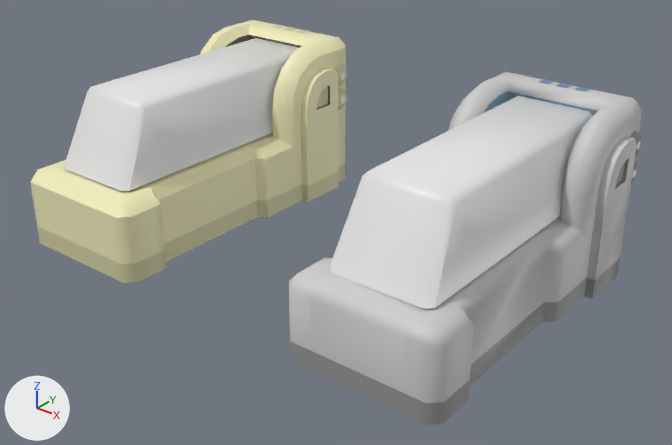
The FBX model Assets/Art/Models/Furniture/Machines/Medical/Sleeper Bed.fbx: old version first, new version second.
Rendered twice from a 50 mm lens placed at (4.12, -4.27, 2.55), pointed at (1.14, -0.55, 0.24). Arrows for +X, +Y and +Z are at lower left; the lights stay in place. Where no turn or scale is listed for an object, it has been applied to the vertices.

Names of what the first picture shows: 'Sleeper Cover.Blue', 'Sleeper Cover.Green', 'Sleeper.Blue', 'Sleeper.Green'.
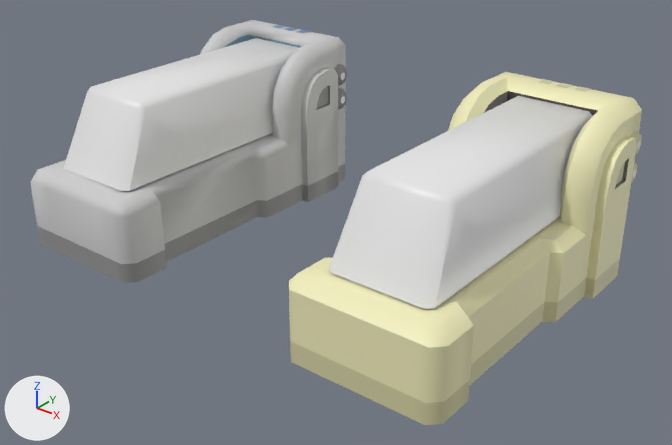
The newer file is also turned or shifted as a whole; pictures and numbers use the older file's frame.

Changed parts and their boxes [x1, y1, x2, y2] in the pictures (672 x 445 px):
'Sleeper.Green', moved
    before: [30, 20, 347, 283]
    after: [289, 72, 642, 425]
'Sleeper.Blue', moved
    before: [289, 72, 642, 425]
    after: [30, 20, 347, 283]

What changed in the scene script:
```text
Change ob_sleeper_green:
    ob_sleeper_green.location: (0.0, 0.0, 0.0) -> (2.0, 0.0, 0.0)
Change ob_sleeper_blue:
    ob_sleeper_blue.location: (2.0, 0.0, 0.0) -> (0.0, 0.0, 0.0)
```
